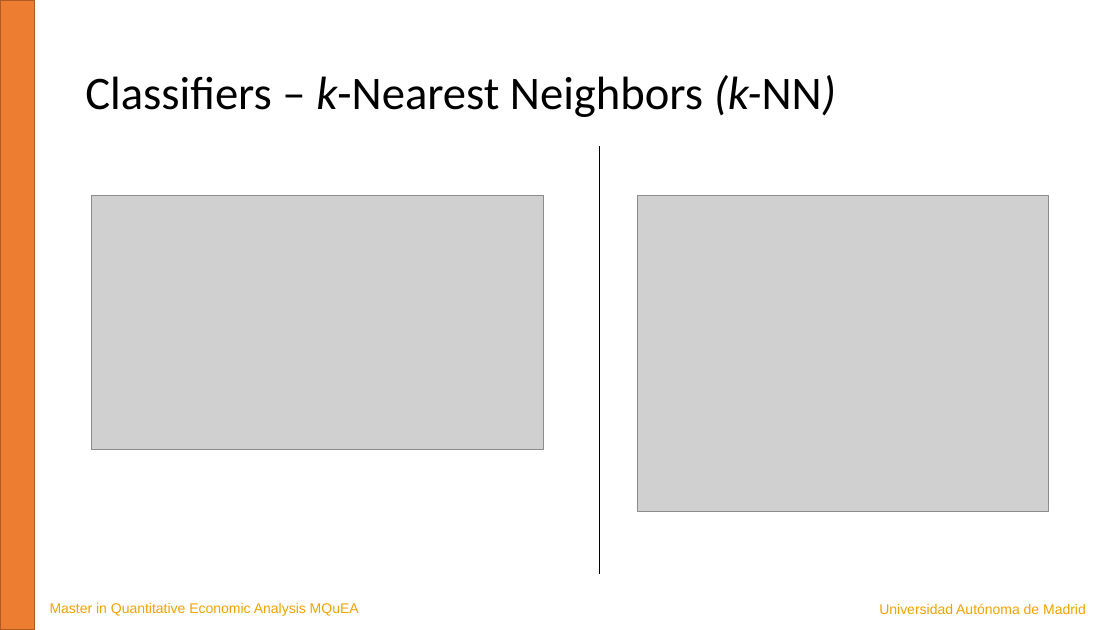
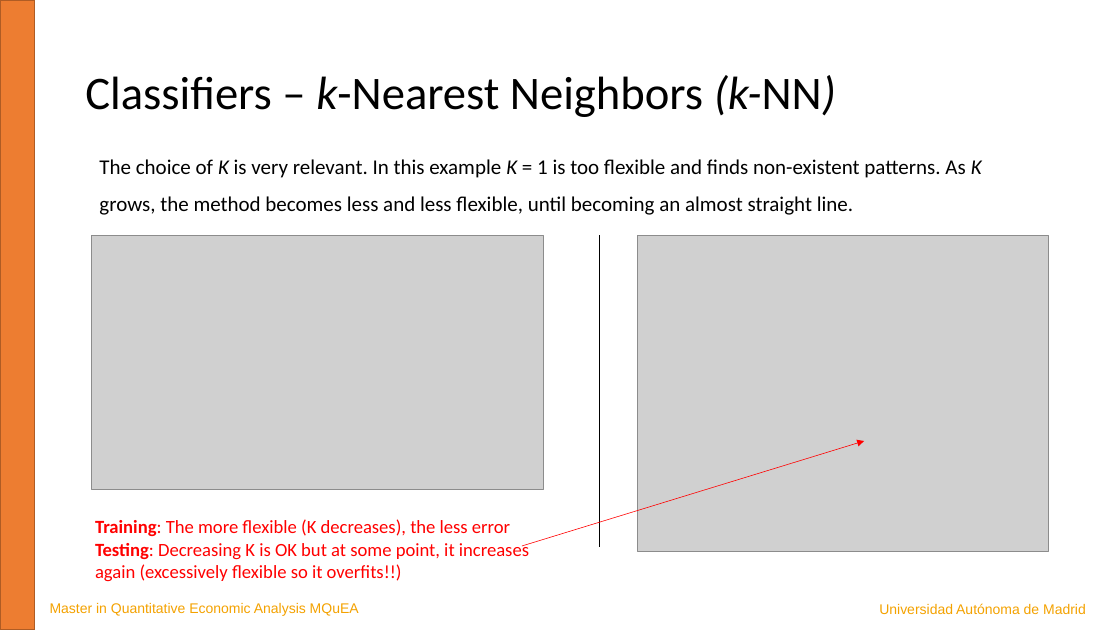
Before and after one commit to JavierBas/IMLEF-MQuEA, a slide deck: slide 16 of Course content/Slides/Topic 4 - Classification.pptx (slide 17 before the commit). Drawn at 1120x630 pixels with LibreOffice and Linux fonts; fonts in the diff are those of the drawing; grey boxes stand for pictures. Boxes give left, top, right and bottom in pixels: in the first picture for what was removed or moved away, otherwise in the second. Text is boxed around its words. In the diff, an @@ line names an element or a change of style, - is before the commit and + after.

```diff
--- a/Course content/Slides/Topic 4 - Classification.pptx
+++ b/Course content/Slides/Topic 4 - Classification.pptx
@@ text added at [99,159,982,215], 18 pt, text #000000 @@
+The choice of K is very relevant. In this example K = 1 is too flexible and finds non-existent patterns. As K grows, the method becomes less and less flexible, until becoming an almost straight line.
@@ picture: place and size @@
-picture at [92,196,544,450]
+picture at [92,235,544,489]
@@ line moved from (600, 146) - (600, 574) to (600, 235) - (600, 547) @@
@@ picture: place and size @@
-picture at [638,196,1049,512]
+picture at [638,235,1049,551]
@@ arrow added from (522, 546) to (865, 441), #FF0000 0.5 pt @@
@@ text added at [95,519,529,581], 16 pt, text #FF0000 @@
+Training: The more flexible (K decreases), the less error
+Testing: Decreasing K is OK but at some point, it increases again (excessively flexible so it overfits!!)
```
Also in this commit, not shown: 8 other slides changed, 1 slide removed, 1 other file.
